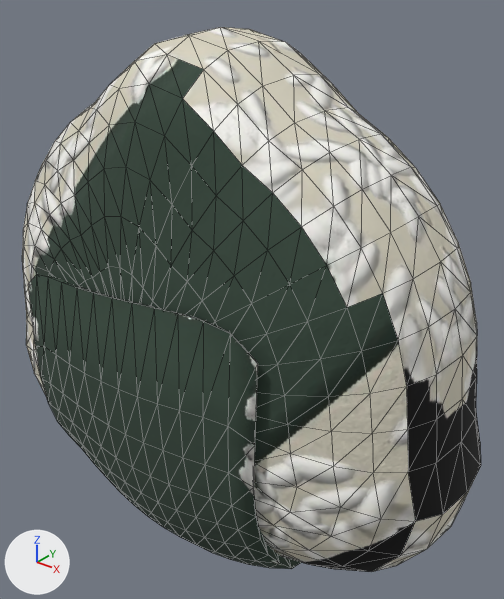
What one commit did to the glTF model game/props/food/onigiri_salmon.glb.
Both versions are drawn from a camera (50 mm lens) standing at (0.0974, -0.1118, 0.1213) and looking at (0.0042, 0.0047, 0.0491). The axes (+X, +Y, +Z) are drawn at lower left. The lights are the same throughout. The first picture is the older version. Mesh edges are drawn as thin lines. Where no turn or scale is listed for an object, it has been applied to the vertices. Vertices at exactly the same position are counted once.

Objects in the first picture: 'prop_onigiri_salmon_felt'.
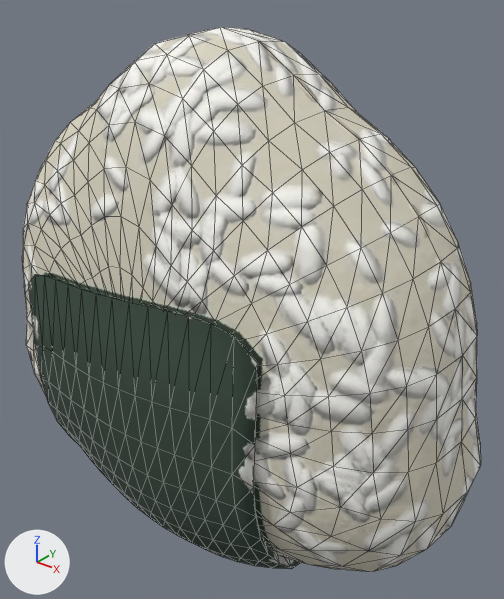
Scene script edits in JSON lines:
```json
{"block": "me_prop_onigiri_salmon_felt", "where": "# used by ob_prop_onigiri_salmon_felt; location = (0.0, 0.0, 0.0)"}
{"op": "remove", "block": "me_prop_onigiri_salmon_felt", "code": "me_prop_onigiri_salmon_felt.from_pydata(...)  # 1124 vertices, 2240 faces; spans x -0.063..0.063, y -0.0339..0.0339, z -0.0156..0.1095"}
{"op": "add", "block": "me_prop_onigiri_salmon_felt", "code": "me_prop_onigiri_salmon_felt.from_pydata(...)  # 1192 vertices, 2376 faces; spans x -0.063..0.063, y -0.0339..0.0339, z -0.0156..0.1095"}
{"block": "me_prop_onigiri_salmon_felt", "change": "me_prop_onigiri_salmon_felt part 1: 280 vertices moved from x -0.0278..0.0278, y -0.0338..0.0338, z -0.0147..0.064 to x -0.0286..0.0286, y -0.0338..0.0338, z -0.014..0.0639; 60 vertices removed from x -0.0168..0.0168, y -0.0333..0.0333, z -0.0154..0.064; 128 vertices added at x -0.0192..0.0192, y -0.0335..0.0335, z -0.0155..0.0641"}
{"block": "me_prop_onigiri_salmon_felt", "change": "me_prop_onigiri_salmon_felt part 2: 1859 kept faces spanning x -0.063..0.063, y -0.0334..0.0339, z -0.014..0.1095 get new texture (UV) coordinates"}
```

Changed parts and their boxes (x1, y1, x2, y2) in the pictures (504 x 599 px; the box of a moved part takes in the faces that stretch with it):
```json
{"part": 1, "of": "me_prop_onigiri_salmon_felt", "change": "moved or reshaped", "before": [28, 274, 290, 569], "after": [28, 274, 290, 569]}
{"part": 2, "of": "me_prop_onigiri_salmon_felt", "change": "surface changed", "before": [22, 27, 481, 572], "after": [22, 27, 481, 572]}
```
